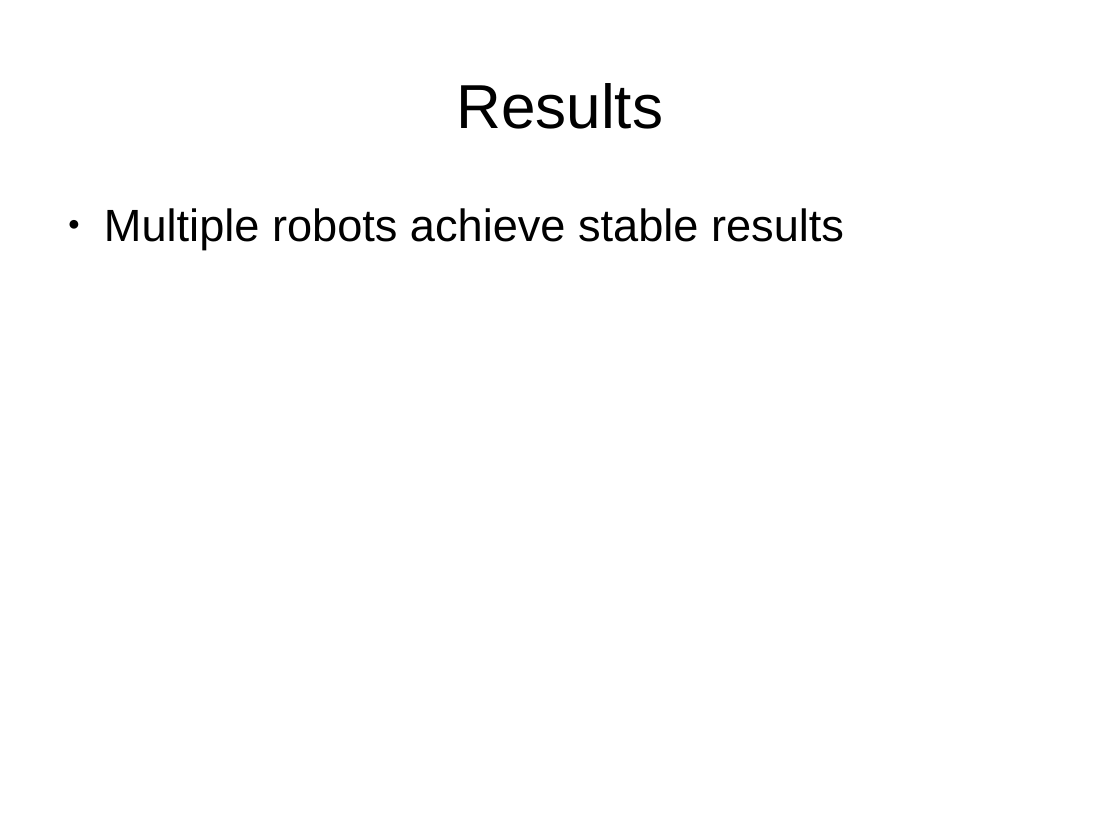
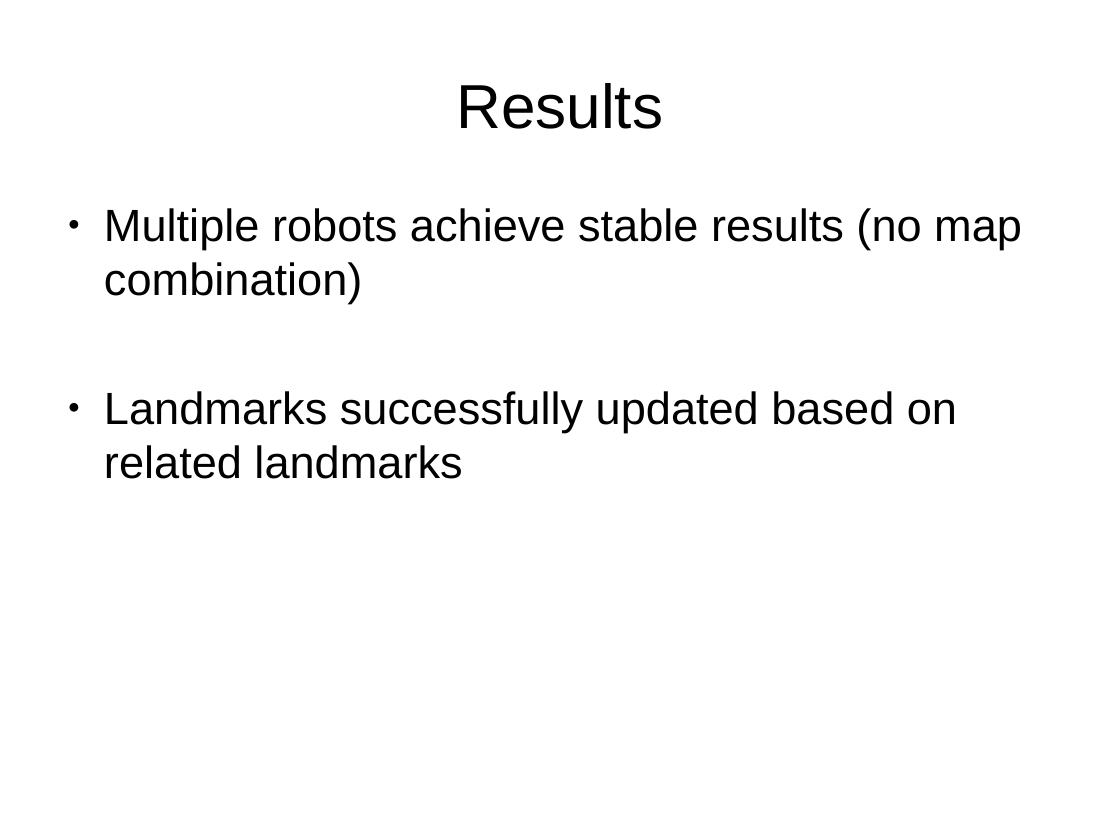
Before and after one commit to shaladdle/distslam, a slide deck: slide 10 of writeup/poster.odp (slide 8 before the commit). Drawn at 1120x840 pixels with LibreOffice and Linux fonts; fonts in the diff are those of the drawing. Boxes give left, top, right and bottom in pixels: in the first picture for what was removed or moved away, otherwise in the second. Text is boxed around its words. In the diff, an @@ line names an element or a change of style, - is before the commit and + after.

```diff
--- a/writeup/poster.odp
+++ b/writeup/poster.odp
@@ text at (104, 208, 1022, 479): text changed @@
-● Multiple robots achieve stable results
+● Multiple robots achieve stable results (no map combination)
+● Landmarks successfully updated based on related landmarks
```
Also in this commit, not shown: 4 other slides changed, 5 slides added, 2 slides removed, 2 other files.
